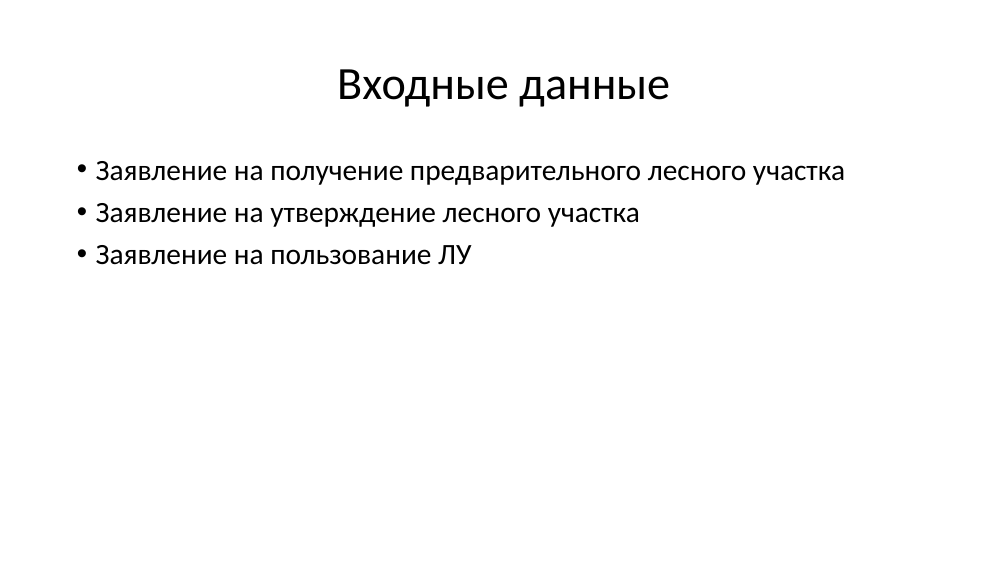
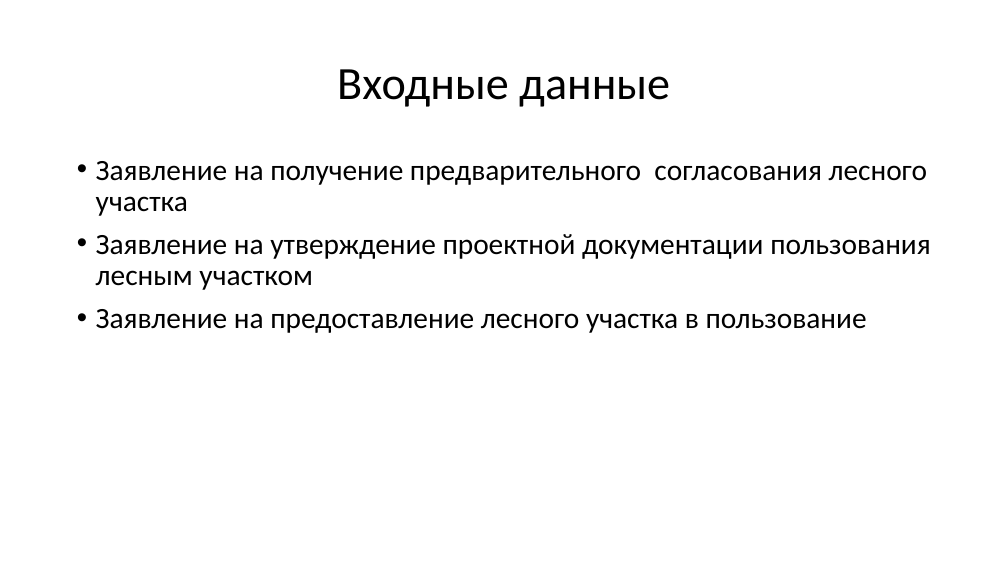
Before and after one commit to mcdodik20008/docs, a slide deck: slide 11 of Презентация.pptx. Drawn at 1008x567 pixels with LibreOffice and Linux fonts; fonts in the diff are those of the drawing. Boxes give left, top, right and bottom in pixels: in the first picture for what was removed or moved away, otherwise in the second. Text is boxed around its words. In the diff, an @@ line names an element or a change of style, - is before the commit and + after.

```diff
--- a/Презентация.pptx
+++ b/Презентация.pptx
@@ text at bbox=[96, 161, 931, 333]: text changed @@
-• Заявление на получение предварительного лесного участка
-• Заявление на утверждение лесного участка
-• Заявление на пользование ЛУ
+• Заявление на получение предварительного согласования лесного участка
+• Заявление на утверждение проектной документации пользования лесным участком
+• Заявление на предоставление лесного участка в пользование
```
Also in this commit, not shown: 1 other slide changed, 3 other files.
